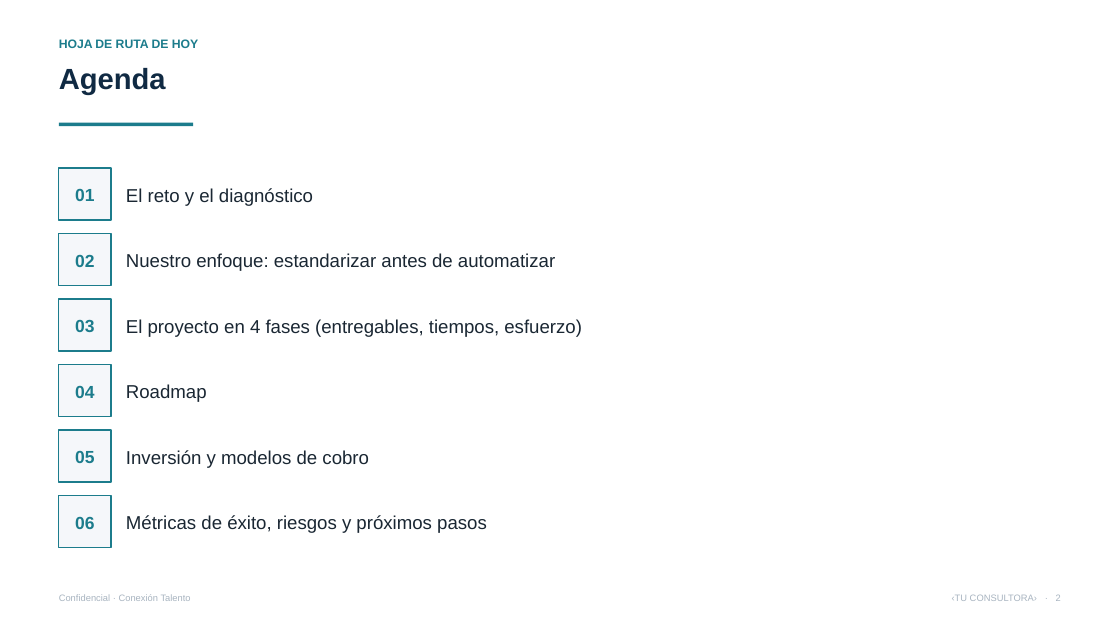
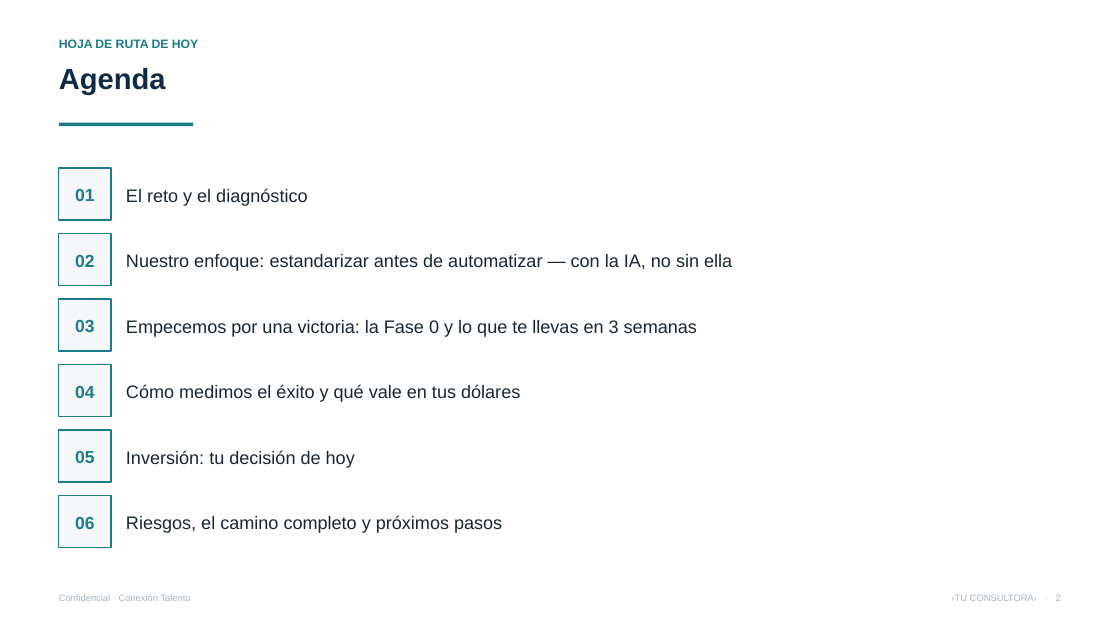
Before and after one commit to vverlaine/conexion-talento-ia, a slide deck: slide 2 of 04-propuesta/Presentacion-Conexion-Talento.pptx. Drawn at 1120x630 pixels with LibreOffice and Linux fonts; fonts in the diff are those of the drawing. Boxes give left, top, right and bottom in pixels: in the first picture for what was removed or moved away, otherwise in the second. Text is boxed around its words. In the diff, an @@ line names an element or a change of style, - is before the commit and + after.

```diff
--- a/04-propuesta/Presentacion-Conexion-Talento.pptx
+++ b/04-propuesta/Presentacion-Conexion-Talento.pptx
@@ text "El reto y el diagnóstico" at (126,188,307,206): size 16 to 15.5 pt; line spacing 1.08 to 1.1 @@
@@ text at (126,254,732,271): text changed; size 16 to 15.5 pt @@
-Nuestro enfoque: estandarizar antes de automatizar
+Nuestro enfoque: estandarizar antes de automatizar — con la IA, no sin ella
@@ text at (126,320,697,337): text changed; size 16 to 15.5 pt @@
-El proyecto en 4 fases (entregables, tiempos, esfuerzo)
+Empecemos por una victoria: la Fase 0 y lo que te llevas en 3 semanas
@@ text at (126,385,520,402): text changed; size 16 to 15.5 pt @@
-Roadmap
+Cómo medimos el éxito y qué vale en tus dólares
@@ text at (126,450,355,468): text changed; size 16 to 15.5 pt @@
-Inversión y modelos de cobro
+Inversión: tu decisión de hoy
@@ text at (126,516,502,533): text changed; size 16 to 15.5 pt @@
-Métricas de éxito, riesgos y próximos pasos
+Riesgos, el camino completo y próximos pasos
```
Also in this commit, not shown: 10 other slides changed, 6 slides added, 4 slides removed, 8 other files.
